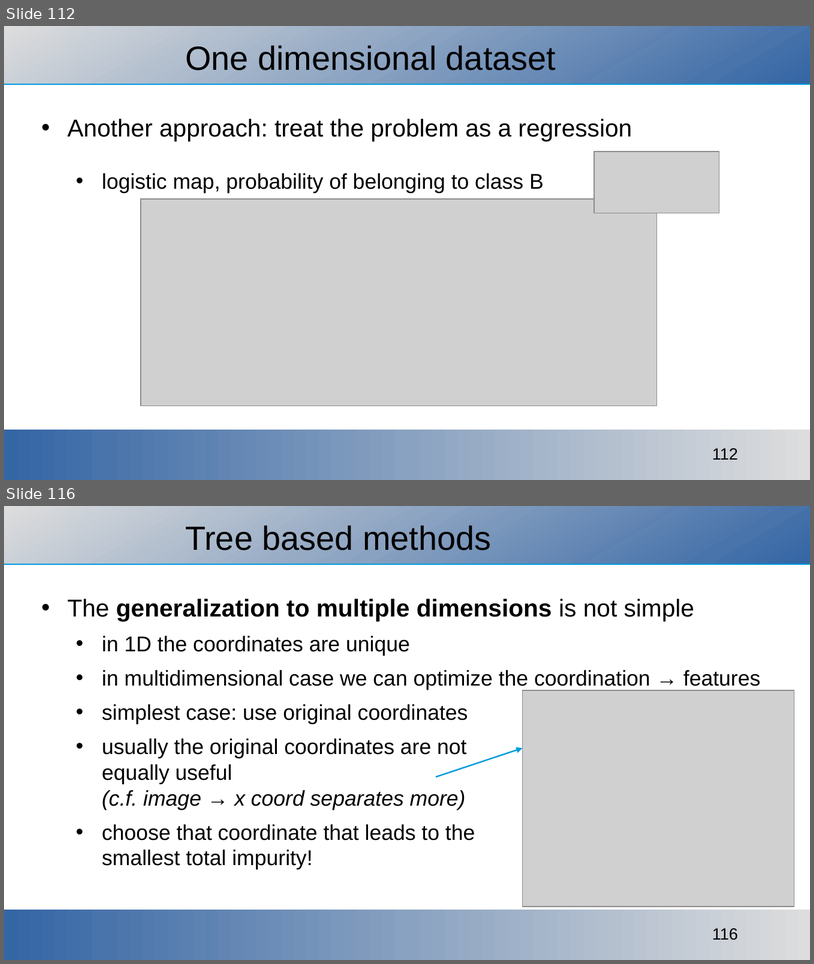
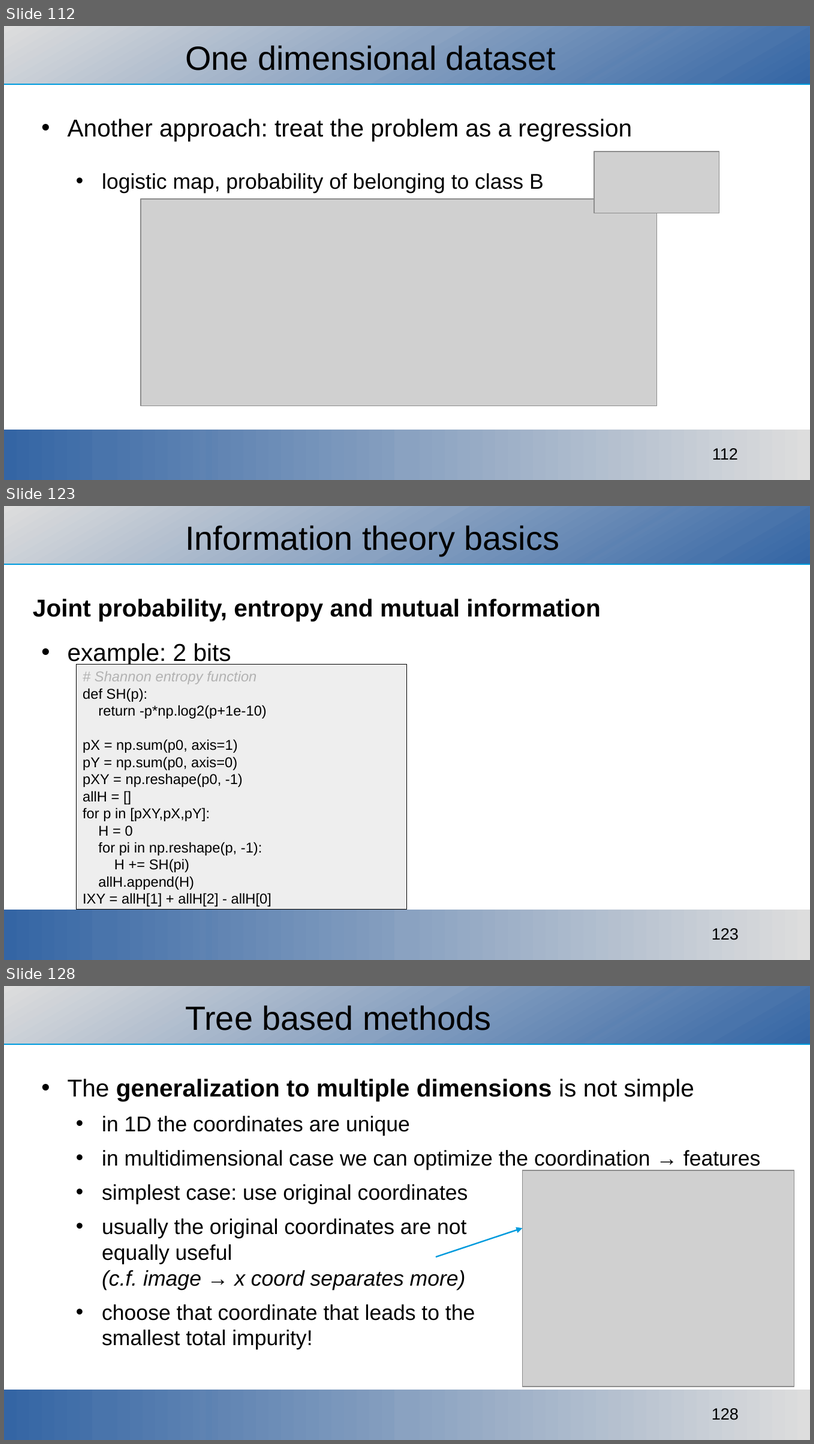
Before and after one commit to ajakovac/ML-in-Practice-I, a slide deck: ML in practice.odp. Shown one above the other, each under a label of ours: slides 112 and 116 before the commit, slides 112, 123 and 128 after it; the slides between them are not shown. The pictures are 814x964 and 814x1444 pixels, drawn with LibreOffice and Linux fonts; fonts in the diff are those of the drawing; grey boxes stand for pictures; background and template pictures are left out. Boxes give left, top, right and bottom in pixels: in the first picture for what was removed or moved away, otherwise in the second. Text is boxed around its words. In the diff, an @@ line names an element or a change of style, - is before the commit and + after.

Commit message:
information theory added

```diff
--- a/ML in practice.odp
+++ b/ML in practice.odp
@@ slide 123 added at [4, 506, 810, 960], background #FFFFFF; not listed: 3 template elements that a slide beside it also shows @@
@@ title added at [185, 525, 560, 556], 33 pt, text #000000 @@
+Information theory basics
@@ text added at [33, 598, 600, 666], 24 pt, text #000000, bold @@
+Joint probability, entropy and mutual information
+• example: 2 bits
@@ rectangle added at [76, 665, 407, 910], fill #EEEEEE, outline #000000 0.51 pt, 14 pt, text #000000 @@
+# Shannon entropy function
+def SH(p):
+return -p*np.log2(p+1e-10)
+pX = np.sum(p0, axis=1)
+pY = np.sum(p0, axis=0)
+pXY = np.reshape(p0, -1)
+allH = []
+for p in [pXY,pX,pY]:
+H = 0
+for pi in np.reshape(p, -1):
+H += SH(pi)
+allH.append(H)
+IXY = allH[1] + allH[2] - allH[0]
@@ what was slide 116 is now slide 128 @@
@@ page number at [712, 1408, 739, 1420]: text changed @@
-116
+128
```
Also in this commit, not shown: 4 slides changed, 14 other slides added, 3 slides removed, 3 other files.
